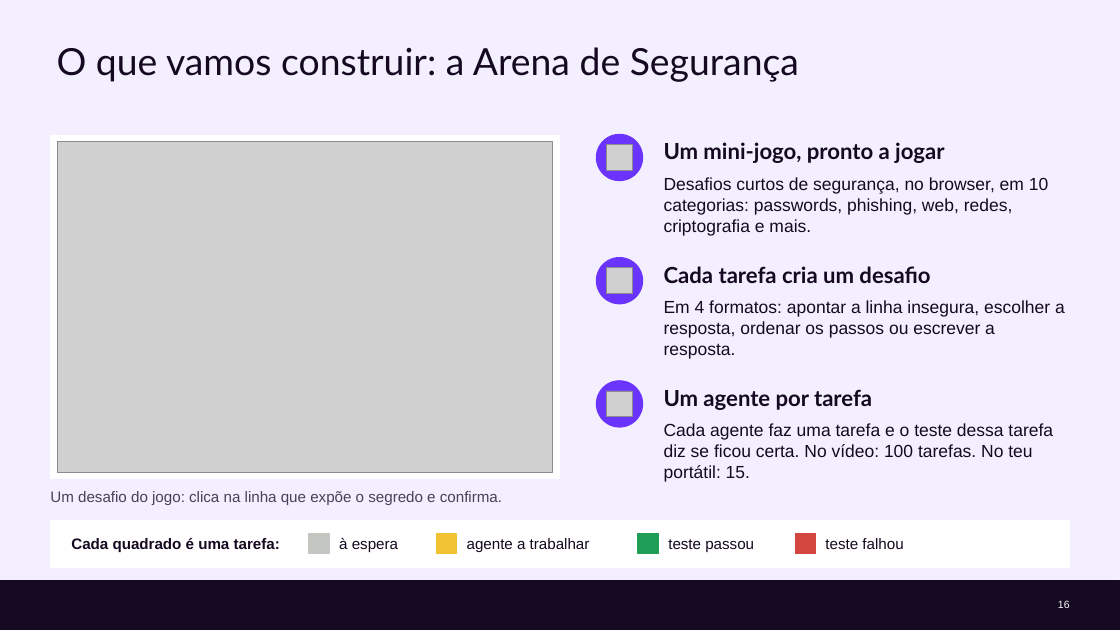
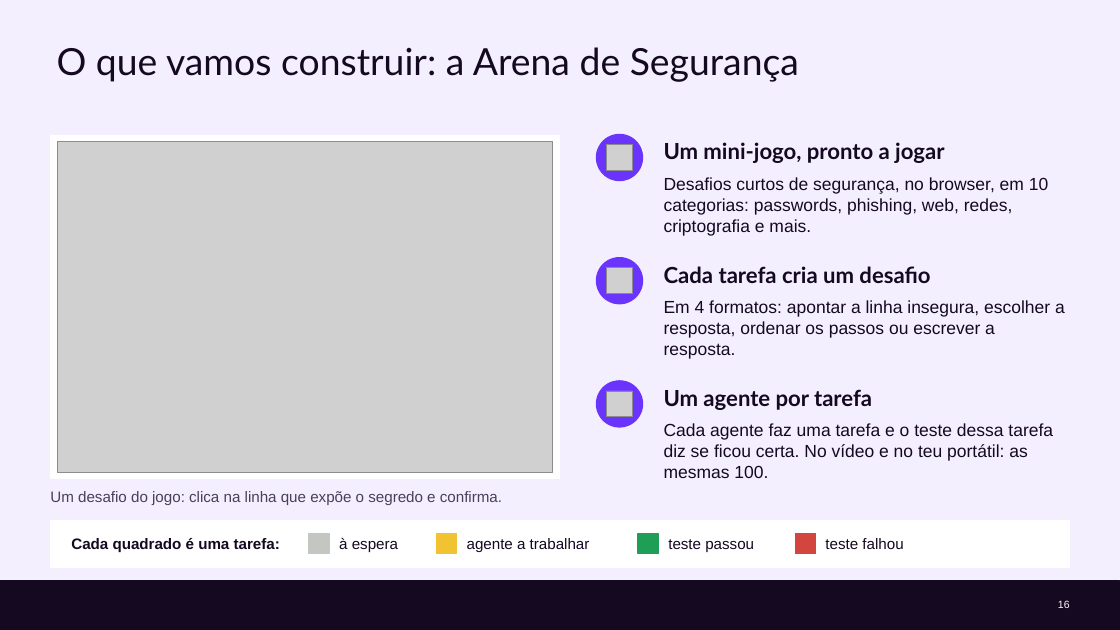
Before and after one commit to cx-guilherme-pinto/workshop-claude, a slide deck: slide 16 of slides/workshop.pptx. Drawn at 1120x630 pixels with LibreOffice and Linux fonts; fonts in the diff are those of the drawing; grey boxes stand for pictures; background and template pictures are left out. Boxes give left, top, right and bottom in pixels: in the first picture for what was removed or moved away, otherwise in the second. Text is boxed around its words. In the diff, an @@ line names an element or a change of style, - is before the commit and + after.

```diff
--- a/slides/workshop.pptx
+++ b/slides/workshop.pptx
@@ text at [664, 423, 1053, 478]: text changed @@
-Cada agente faz uma tarefa e o teste dessa tarefa diz se ficou certa. No vídeo: 100 tarefas. No teu portátil: 15.
+Cada agente faz uma tarefa e o teste dessa tarefa diz se ficou certa. No vídeo e no teu portátil: as mesmas 100.
```
Also in this commit, not shown: 12 other slides changed, 52 other files.
